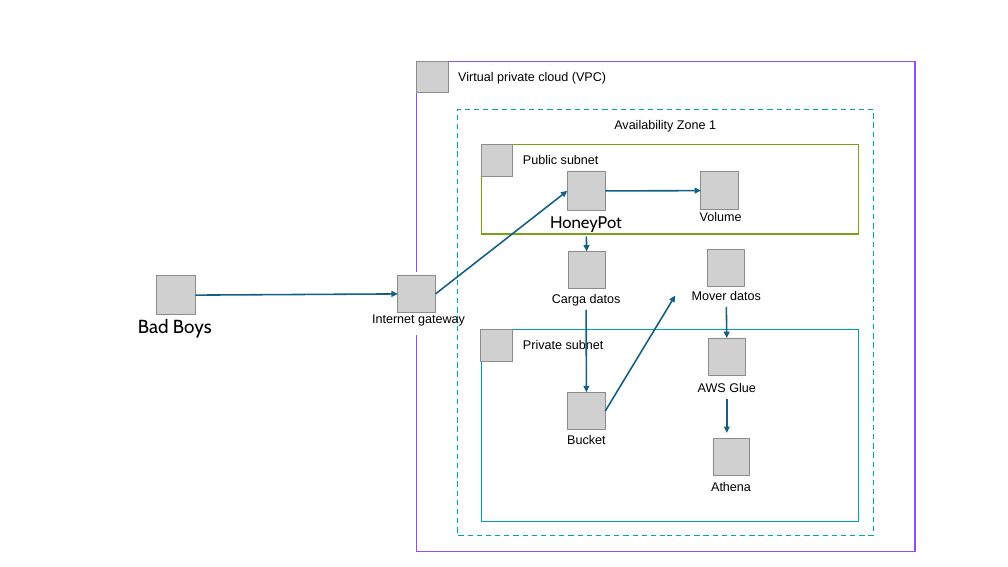
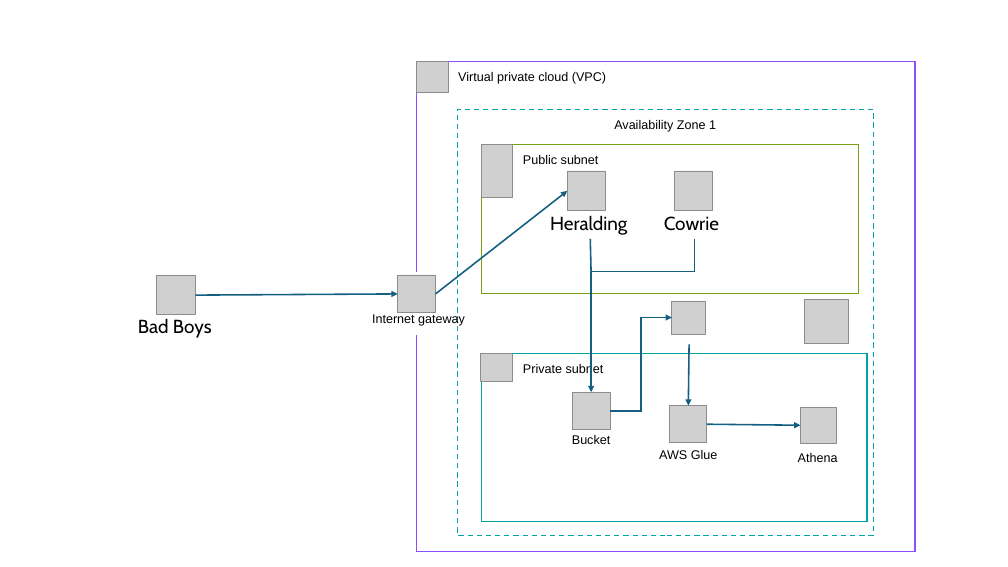
Before and after one commit to Gus22RL/AWS_HoneyPot, a slide deck: slide 1 of Entregables/Arquitecura Honey Pot.pptx. Drawn at 1008x567 pixels with LibreOffice and Linux fonts; fonts in the diff are those of the drawing; grey boxes stand for pictures. Boxes give left, top, right and bottom in pixels: in the first picture for what was removed or moved away, otherwise in the second. Text is boxed around its words. In the diff, an @@ line names an element or a change of style, - is before the commit and + after.

Commit message:
Servicio lambda y glue

```diff
--- a/Entregables/Arquitecura Honey Pot.pptx
+++ b/Entregables/Arquitecura Honey Pot.pptx
@@ picture: place and size @@
-picture at box(482, 144, 513, 176)
+picture at box(482, 144, 513, 197)
@@ rectangle "Public subnet": place and size @@
-rectangle "Public subnet" at box(482, 144, 858, 234)
+rectangle "Public subnet" at box(482, 144, 858, 293)
@@ picture added at box(675, 171, 713, 211) @@
@@ picture removed at box(701, 172, 739, 209) @@
@@ arrow removed from (605, 191) to (701, 191) @@
@@ text at box(550, 215, 627, 235): text changed; size 16 to 18 pt @@
-HoneyPot
+Heralding
@@ arrow moved from (587, 237) - (587, 251) to (591, 239) - (591, 272) @@
@@ arrow (591, 239) - (591, 272): arrow to line @@
@@ elbow arrow added from (694, 239) to (591, 392), #156082 1.5 pt @@
@@ text added at box(664, 216, 719, 231), 18 pt, text #000000 @@
+Cowrie
@@ text removed at box(700, 212, 742, 221) @@
-Volume
@@ picture removed at box(569, 251, 606, 288) @@
@@ text removed at box(552, 294, 621, 306) @@
-Carga datos
@@ arrow removed from (606, 411) to (675, 296) @@
@@ text removed at box(692, 291, 761, 300) @@
-Mover datos
@@ picture added at box(805, 299, 849, 344) @@
@@ arrow removed from (586, 310) to (587, 392) @@
@@ elbow arrow added from (610, 411) to (672, 318), #156082 1.5 pt @@
@@ picture: place and size @@
-picture at box(707, 250, 744, 287)
+picture at box(672, 301, 706, 334)
@@ picture: place and size @@
-picture at box(481, 330, 513, 361)
+picture at box(481, 354, 513, 381)
@@ rectangle "Private subnet": place and size @@
-rectangle "Private subnet" at box(482, 330, 858, 523)
+rectangle "Private subnet" at box(482, 353, 867, 522)
@@ arrow moved from (727, 307) - (727, 338) to (690, 345) - (689, 406) @@
@@ picture: place and size @@
-picture at box(568, 392, 606, 430)
+picture at box(572, 392, 610, 430)
@@ picture: place and size @@
-picture at box(709, 338, 746, 375)
+picture at box(670, 406, 707, 443)
@@ picture: place and size @@
-picture at box(713, 439, 749, 475)
+picture at box(801, 407, 837, 443)
@@ text "Bucket": place and size @@
-text "Bucket" at box(567, 435, 605, 444)
+text "Bucket" at box(572, 435, 610, 444)
@@ text "AWS Glue": place and size @@
-text "AWS Glue" at box(698, 383, 756, 392)
+text "AWS Glue" at box(659, 450, 718, 459)
@@ arrow moved from (727, 399) - (727, 433) to (707, 424) - (801, 426) @@
@@ text "Athena": place and size @@
-text "Athena" at box(711, 482, 751, 491)
+text "Athena" at box(798, 453, 838, 462)
```
Also in this commit, not shown: 11 other files.
